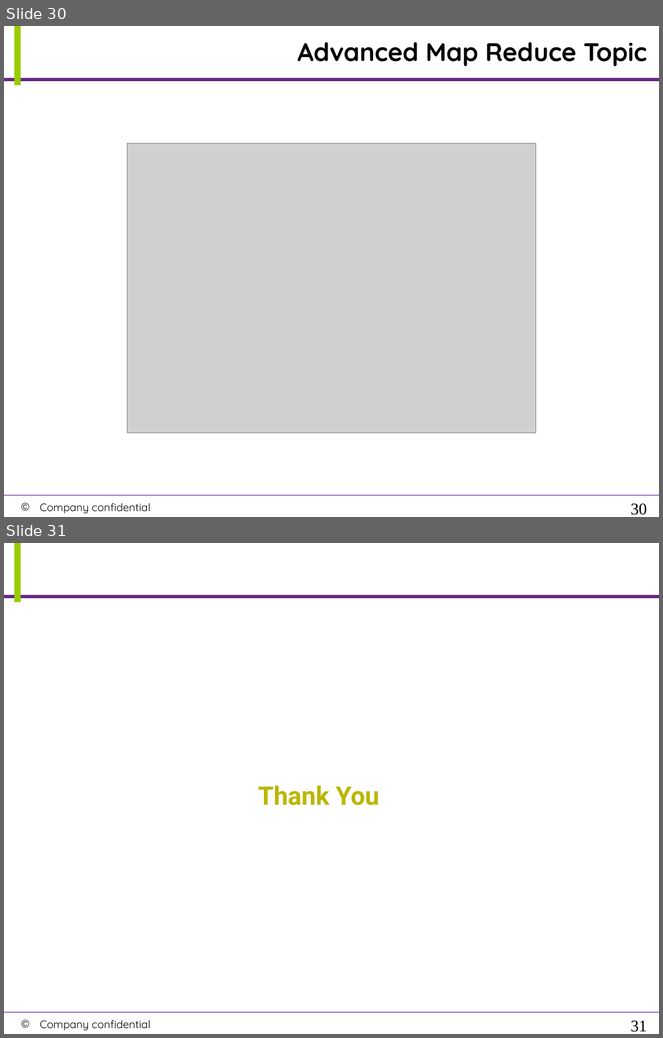
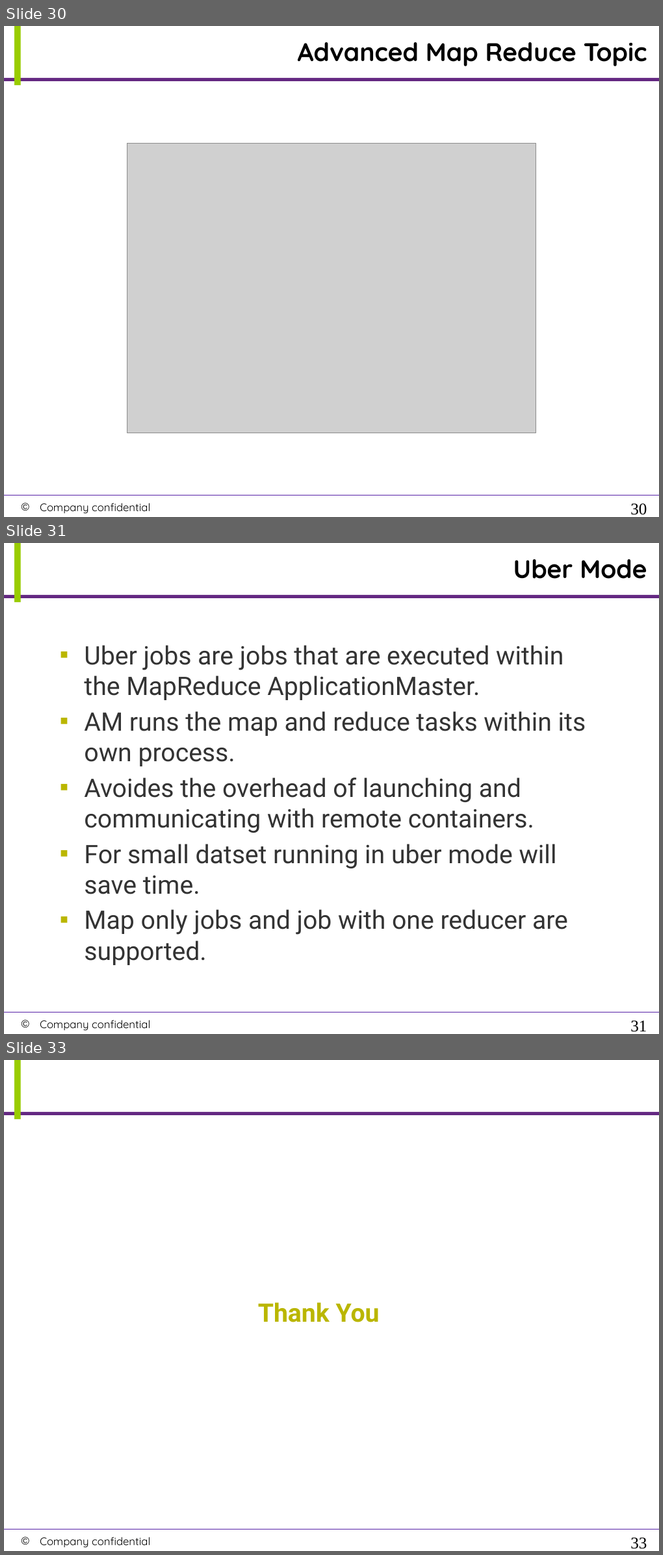
Before and after one commit to ketankk/BDppt, a slide deck: ppt/MapReduce.pptx. Shown one above the other, each under a label of ours: slides 30 and 31 before the commit, slides 30, 31 and 33 after it; the slides between them are not shown. The pictures are 663x1038 and 663x1555 pixels, drawn with LibreOffice and Linux fonts; fonts in the diff are those of the drawing; grey boxes stand for pictures; background and template pictures are left out. Boxes give left, top, right and bottom in pixels: in the first picture for what was removed or moved away, otherwise in the second. Text is boxed around its words. In the diff, an @@ line names an element or a change of style, - is before the commit and + after.

```diff
--- a/ppt/MapReduce.pptx
+++ b/ppt/MapReduce.pptx
@@ slide 31 added at <box>4,543,659,1034</box>, background #FFFFFF; not listed: 4 template elements that a slide beside it also shows @@
@@ title added at <box>514,559,647,579</box>, 28 pt, text #000000, bold @@
+Uber Mode
@@ text added at <box>84,645,586,965</box>, 28 pt, text #333333 @@
+▪ Uber jobs are jobs that are executed within the MapReduce ApplicationMaster.
+▪ AM runs the map and reduce tasks within its own process.
+▪ Avoides the overhead of launching and communicating with remote containers.
+▪ For small datset running in uber mode will save time.
+▪ Map only jobs and job with one reducer are supported.
@@ page number added at <box>631,1021,647,1032</box>, 18 pt, text #000000 @@
+31
@@ what was slide 31 is now slide 33 @@
@@ page number at <box>631,1538,647,1549</box>: text changed @@
-31
+33
```
Also in this commit, not shown: 1 other slide added, 3 other files.
